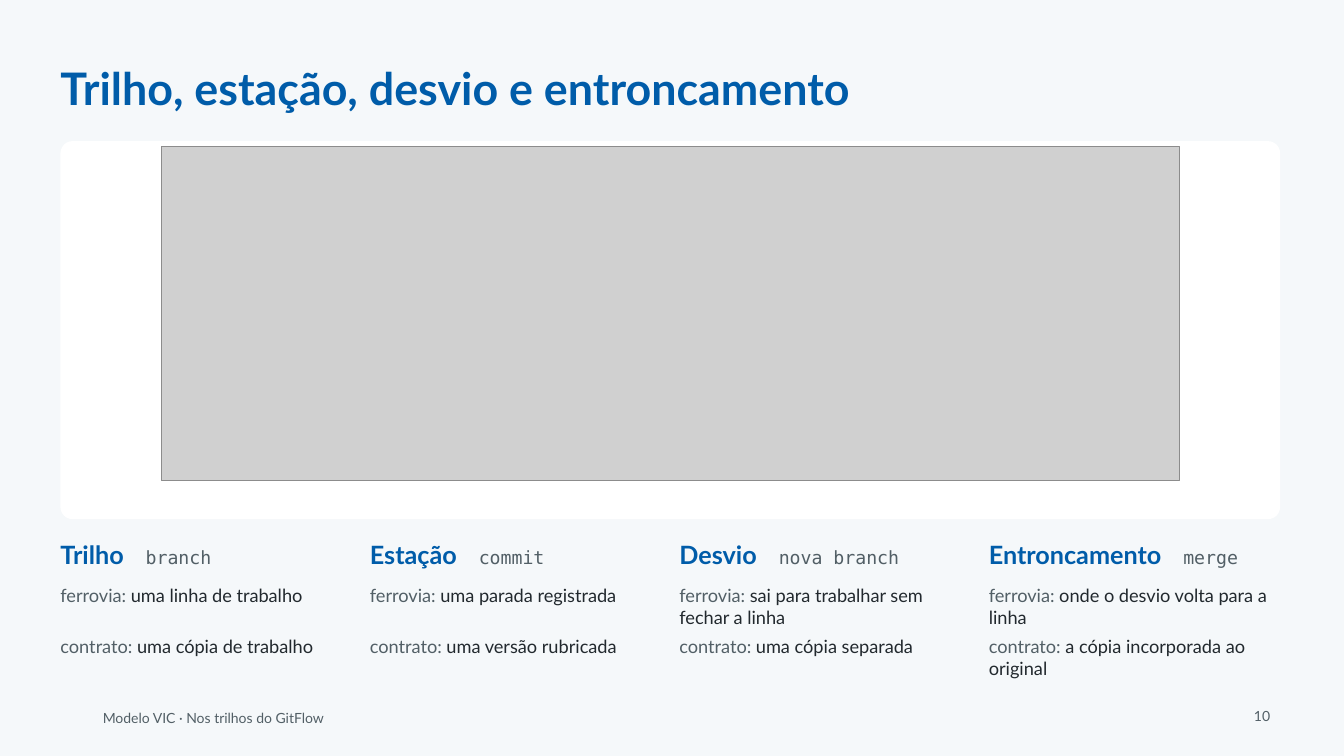
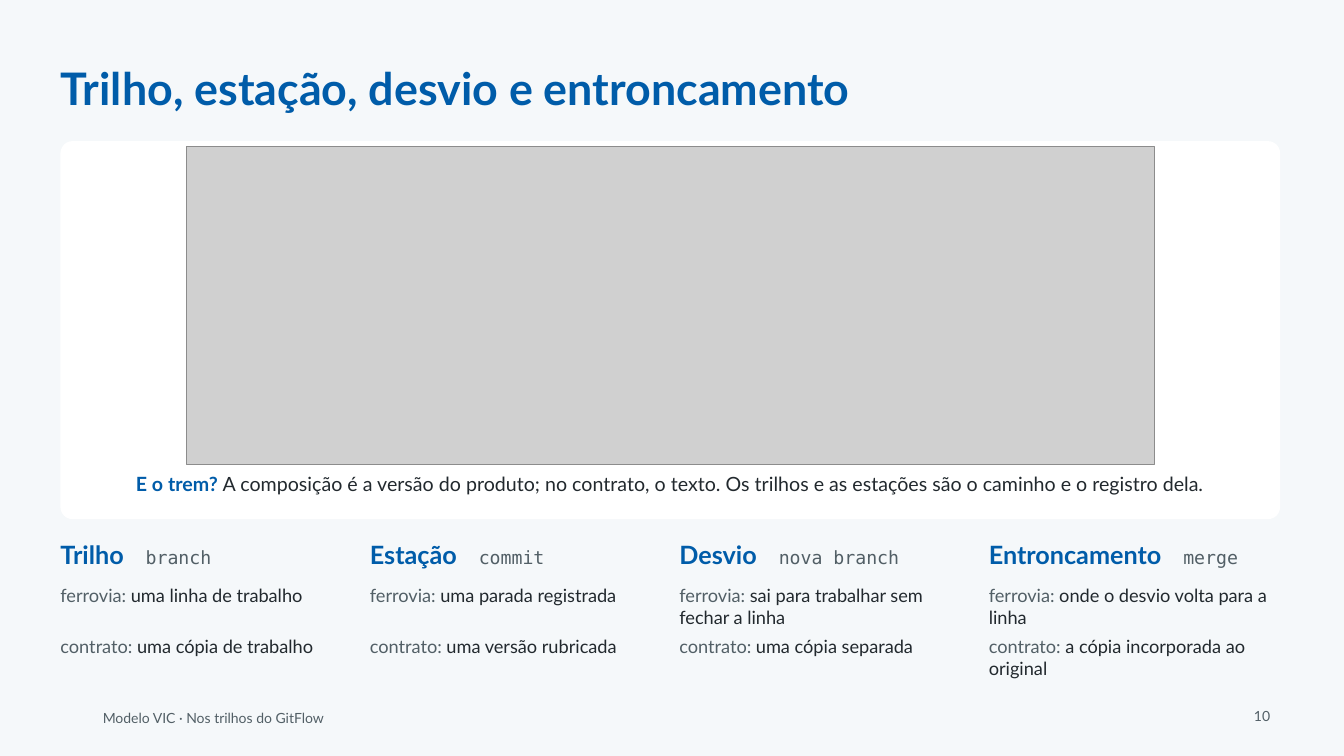
Before and after one commit to andromarcio/modelo-vic, a slide deck: slide 10 of treinamento/oficina-nos-trilhos/1-slides-nos-trilhos.pptx. Drawn at 1344x756 pixels with LibreOffice and Linux fonts; fonts in the diff are those of the drawing; grey boxes stand for pictures; background and template pictures are left out. Boxes give left, top, right and bottom in pixels: in the first picture for what was removed or moved away, otherwise in the second. Text is boxed around its words. In the diff, an @@ line names an element or a change of style, - is before the commit and + after.

```diff
--- a/treinamento/oficina-nos-trilhos/1-slides-nos-trilhos.pptx
+++ b/treinamento/oficina-nos-trilhos/1-slides-nos-trilhos.pptx
@@ picture: place and size @@
-picture at (161, 146, 1180, 481)
+picture at (187, 146, 1154, 464)
@@ text added at (136, 476, 1203, 495), 14 pt, text #22292E @@
+E o trem? A composição é a versão do produto; no contrato, o texto. Os trilhos e as estações são o caminho e o registro dela.
```
Also in this commit, not shown: 6 other files.
